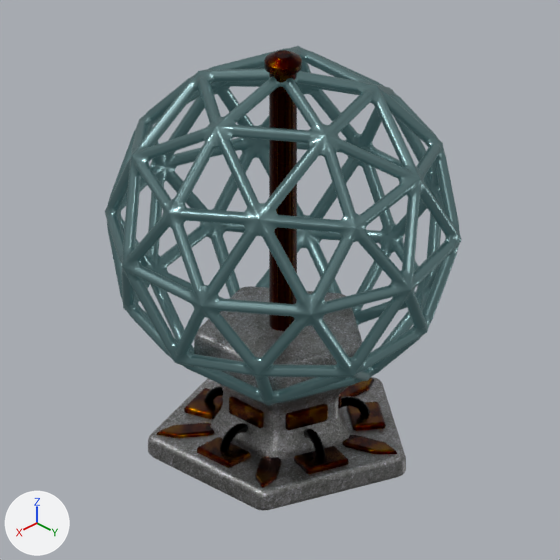
The Blender file Models/incipias_outfit_redesign/gas_class_shield.blend: old version first, new version second.
Before and after are seen from the file's camera 'Camera.001'. The lights are fixed; the arrows at lower left show +X, +Y and +Z.
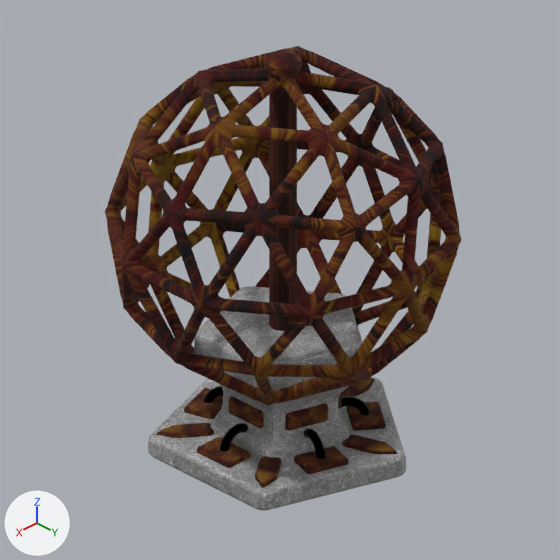
Edits to the bpy script that builds the scene:
```text
Change mat_bronce:
    where n0 = _N.new('ShaderNodeBsdfPrincipled'); n0.name = 'Principled BSDF'
    remove n0.inputs[1].default_value = 1.0  # 'Metallic'
    n0.inputs[2].default_value: 0.261 -> 1.0  # 'Roughness'
Change mat_base:
    mat_base.metallic: 1.0 -> 0.0
Change me_icosphere_004:
    where me_icosphere_004.from_pydata(...)  # 42 vertices, 80 faces; spans x -0.95..0.95, y -1.0..1.0, z 0.0..2.0
    remove me_icosphere_004.materials.append(mat_outer)  # cyan #6e8586
    add me_icosphere_004.materials.append(mat_bronce)
```

What differs and where, as boxes [x1, y1, x2, y2] in the pictures (560 x 560 px):
'Icosphere.001', surface changed, recoloured
    both: [105, 46, 462, 406]
'Icosphere.002', surface changed
    both: [194, 286, 362, 460]
'Icosphere.003', surface changed
    both: [148, 377, 406, 510]
'Cylinder', surface changed
    both: [264, 50, 302, 331]
'Cube.002', surface changed
    both: [184, 388, 386, 474]
'Icosphere.005', surface changed
    both: [157, 378, 397, 488]
'Cube.003', surface changed
    both: [229, 393, 341, 431]
